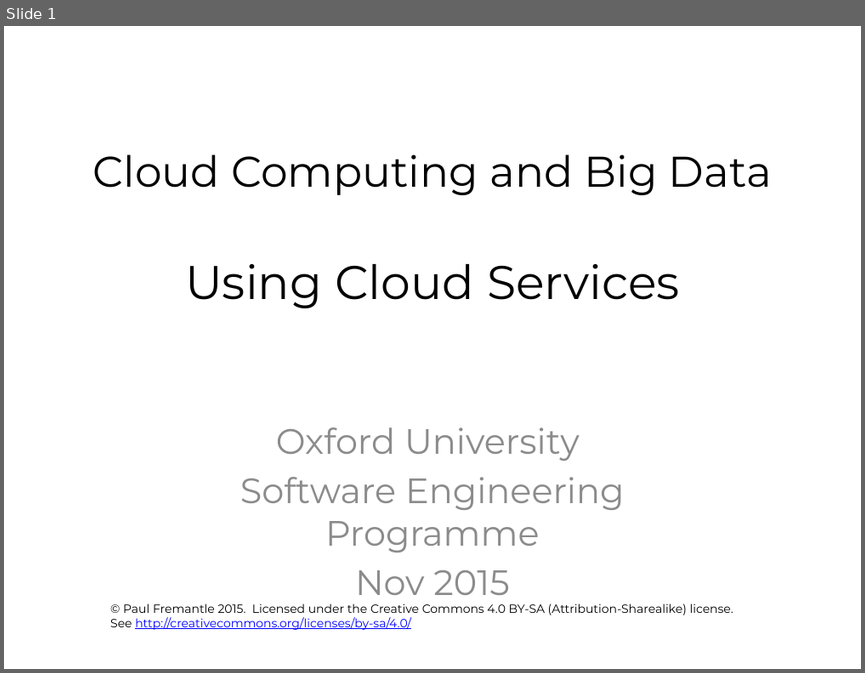
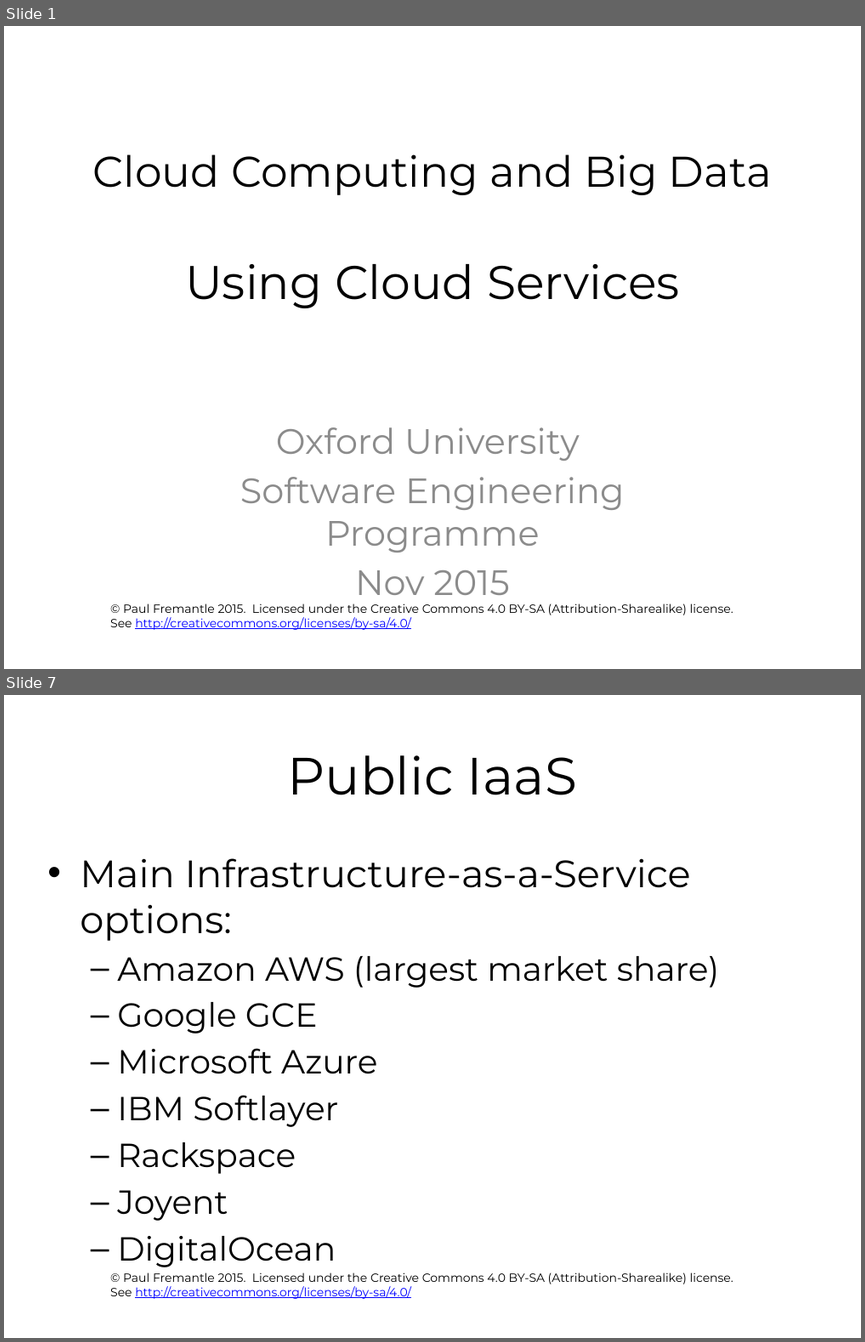
Before and after one commit to pzfreo/ox-clo, a slide deck: pres-source/02-using-cloud-services.pptx. Shown one above the other, each under a label of ours: slide 1 before the commit, slides 1 and 7 after it; the slides between them are not shown. The pictures are 865x673 and 865x1342 pixels, drawn with LibreOffice and Linux fonts; fonts in the diff are those of the drawing; background and template pictures are left out. Boxes give left, top, right and bottom in pixels: in the first picture for what was removed or moved away, otherwise in the second. Text is boxed around its words. In the diff, an @@ line names an element or a change of style, - is before the commit and + after.

```diff
--- a/pres-source/02-using-cloud-services.pptx
+++ b/pres-source/02-using-cloud-services.pptx
@@ slide 7 added at bbox=[4, 695, 861, 1338], background #FFFFFF; not listed: 1 template element that a slide beside it also shows @@
@@ title added at bbox=[288, 755, 577, 795], 44 pt, text #000000 @@
+Public IaaS
@@ text added at bbox=[80, 858, 719, 1267], 28 pt, text #000000 @@
+• Main Infrastructure-as-a-Service options:
+  – Amazon AWS (largest market share)
+  – Google GCE
+  – Microsoft Azure
+  – IBM Softlayer
+  – Rackspace
+  – Joyent
+  – DigitalOcean
```
Also in this commit, not shown: 1 slide changed, 18 other slides added, 1 slide removed.
